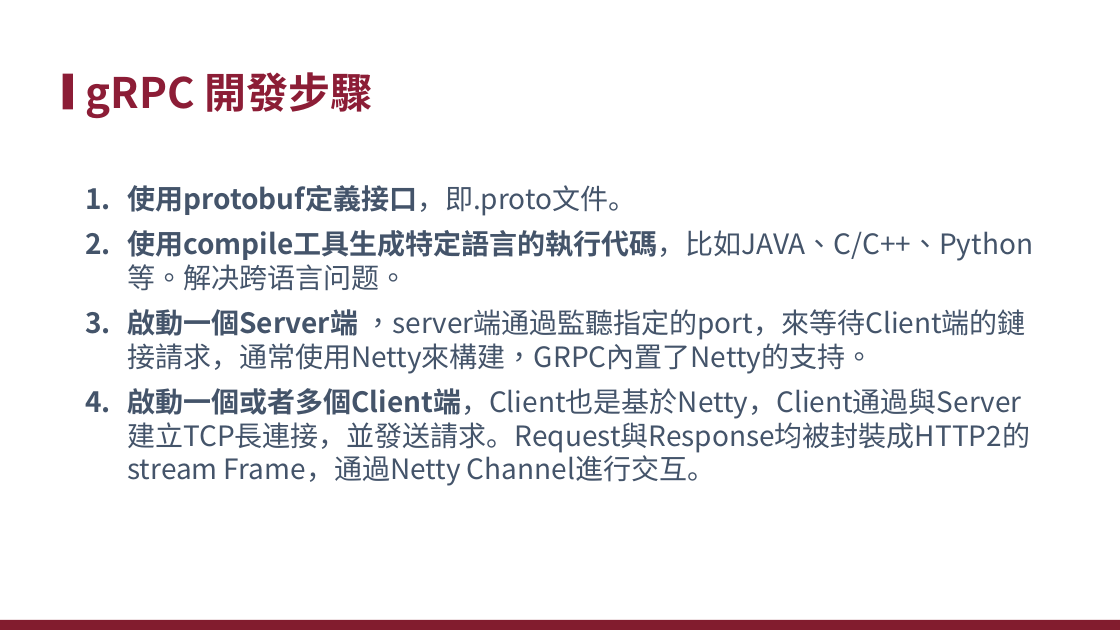
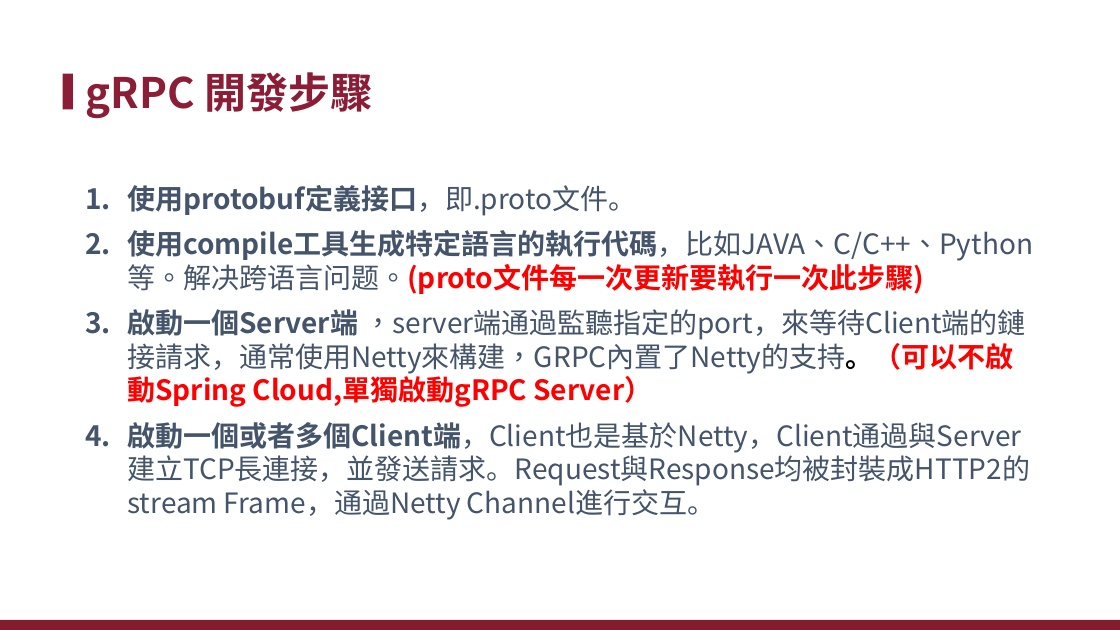
Before and after one commit to xiauchen/5__gRPC, a slide deck: slide 14 of 空白PPT.pptx. Drawn at 1120x630 pixels with LibreOffice and Linux fonts; fonts in the diff are those of the drawing; background and template pictures are left out. Boxes give left, top, right and bottom in pixels: in the first picture for what was removed or moved away, otherwise in the second. Text is boxed around its words. In the diff, an @@ line names an element or a change of style, - is before the commit and + after.

```diff
--- a/空白PPT.pptx
+++ b/空白PPT.pptx
@@ text at (x1=127, y1=230, x2=1033, y2=407): text changed @@
-2. 使用compile工具生成特定語言的執行代碼，比如JAVA、C/C++、Python等。解决跨语言问题。
-3. 啟動一個Server端 ，server端通過監聽指定的port，來等待Client端的鏈接請求，通常使用Netty來構建，GRPC內置了Netty的支持。
+2. 使用compile工具生成特定語言的執行代碼，比如JAVA、C/C++、Python等。解决跨语言问题。(proto文件每一次更新要執行一次此步驟)
+3. 啟動一個Server端 ，server端通過監聽指定的port，來等待Client端的鏈接請求，通常使用Netty來構建，GRPC內置了Netty的支持。（可以不啟動Spring Cloud,單獨啟動gRPC Server）
```
Also in this commit, not shown: 23 other slides changed, 19 slides added, 4 slides removed, 17 other files.
